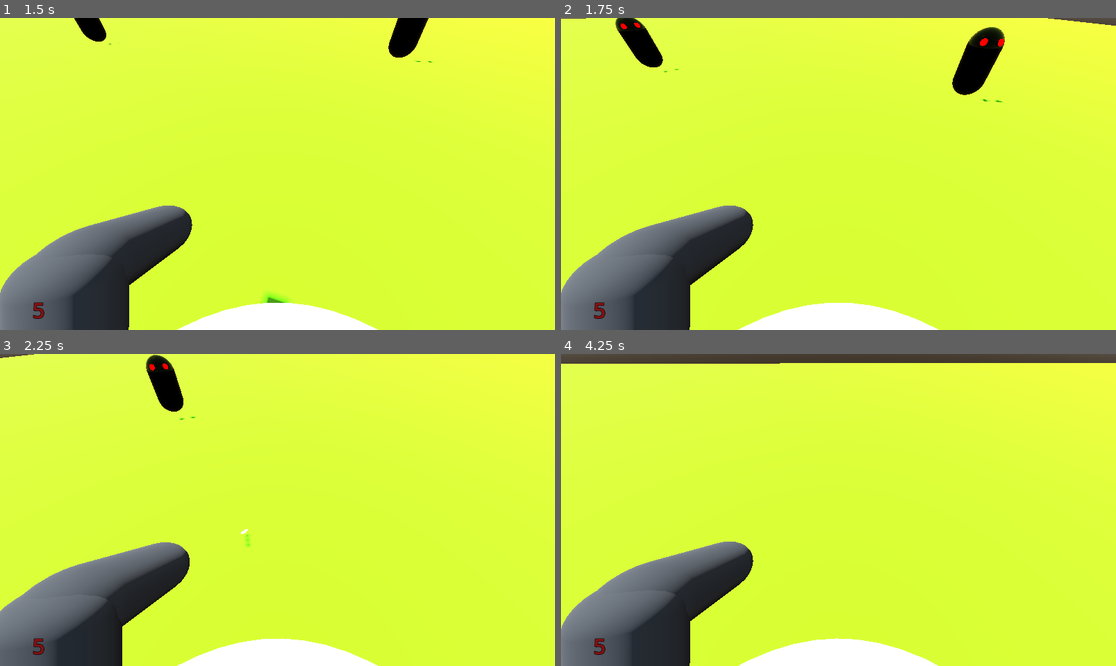
Above: before the commit, frames 1-4 (two rows, left to right).
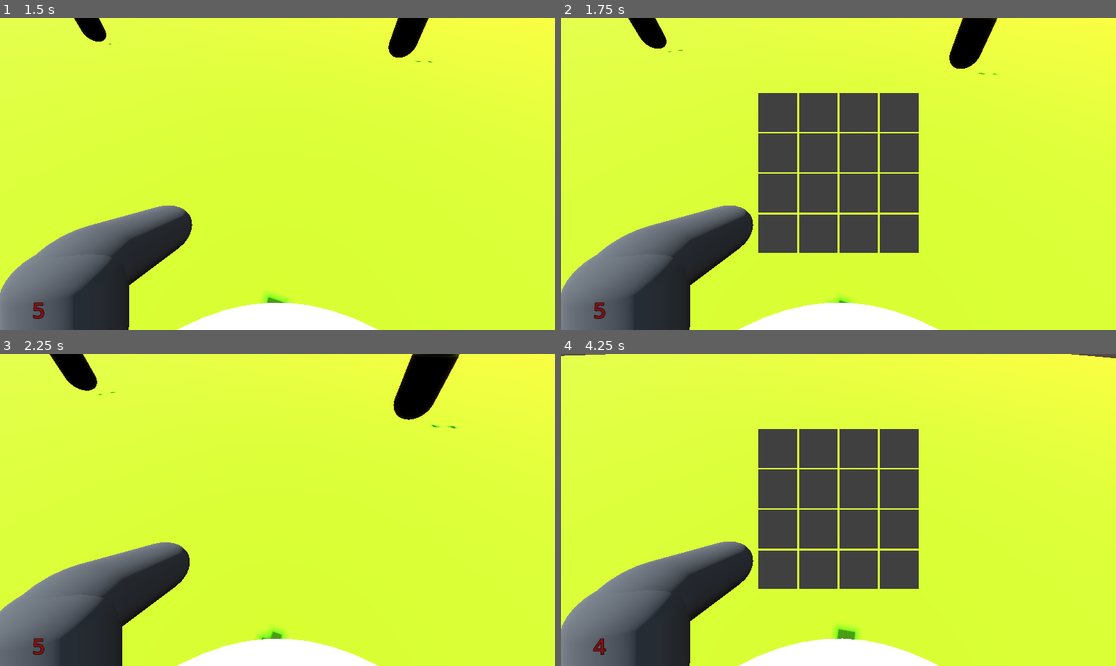
Above: after the commit, the same moments.

Repository: covmoore/potions_and_arsenals
Game: Godot game, scene res://scenes/MainMenu.tscn
The game is run twice, just before and just after one commit, with the same random seed, the same clock (stepped at 60 frames per second) and the same inputs.
Inputs (mouse positions are in pixels of both pictures, inside the frame that each line leads up to):
- Up to frame 1 (1.5 s): click "Play" at 0.5 s; tap Enter at 1.25 s; move the mouse to (305, 174) at 1.27 s; hold W (move_forward) from 1.28 s (still down); click (305, 174) at 1.35 s
- Up to frame 2 (1.75 s): keep holding W (move_forward); tap Space (jump) at 1.52 s; tap V at 1.55 s
- Up to frame 3 (2.25 s): keep holding W (move_forward); move the mouse to (249, 510) at 2.02 s; tap V at 2.1 s; click (249, 510) at 2.17 s
- Up to frame 4 (4.25 s): keep holding W (move_forward); tap Space (jump) at 2.27, 3.77 s; tap I at 2.3, 2.85 s; move the mouse to (849, 503) at 2.77 s; click (849, 503) at 3.05 s; move the mouse to (832, 516) at 3.52 s; click (832, 516) at 3.6 s; tap V at 3.8 s

Frame 1 is identical in both runs. In frame 2, 16% of the frame differs, in the area x 0-100%, y 0-92%; in frame 3, 3.5%; in frame 4, 17%, in the area x 0-100%, y 0-100%.

Commit message:
changes to state for inventory setup

Diff:
--- a/UI/PlayerUI.gd
+++ b/UI/PlayerUI.gd
@@ -3,9 +3,11 @@
 @onready var health_text = $CanvasLayer/healthTxt
 @onready var game_over_text = $CanvasLayer/gameOverTxt
 @onready var inventory_ui = $CanvasLayer/Inventory
+@onready var paused_text = $CanvasLayer/pauseTxt
 @onready var player = $"../Player"
 
 func _ready():
+	paused_text.visible = false
 	game_over_text.visible = false
 	inventory_ui.visible = false
 
@@ -17,5 +19,12 @@
 
 func _input(event):
 	if event is InputEventKey:
-		if event.pressed and event.physical_keycode == KEY_I and player.isAlive:
+		if event.pressed and event.physical_keycode == KEY_V and (player.current_state == player.PLAYER_STATE.ACTIVE or player.current_state == player.PLAYER_STATE.INVENTORY):
 			inventory_ui.visible = not inventory_ui.visible
+			#show the cursor if not shown
+			if inventory_ui.visible:
+				player.current_state = player.PLAYER_STATE.INVENTORY
+				Input.set_mouse_mode(Input.MOUSE_MODE_VISIBLE)
+			else:
+				player.current_state = player.PLAYER_STATE.ACTIVE
+				Input.set_mouse_mode(Input.MOUSE_MODE_CAPTURED)
--- a/handlers/Player.gd
+++ b/handlers/Player.gd
@@ -1,5 +1,12 @@
 extends CharacterBody3D
 
+enum PLAYER_STATE {
+	ACTIVE,
+	INVENTORY,
+	ALCHEMY,
+	PAUSED,
+	DEAD
+}
 
 const SPEED = 5.0
 const JUMP_VELOCITY = 4.5
@@ -7,6 +14,7 @@
 var isAlive = true
 var health = 5
 var mouse_mode = "captured"
+var current_state = PLAYER_STATE.ACTIVE
 
 # Get the gravity from the project settings to be synced with RigidBody nodes.
 var gravity = ProjectSettings.get_setting("physics/3d/default_gravity")
@@ -24,20 +32,38 @@
 
 func _ready():
 	Input.set_mouse_mode(Input.MOUSE_MODE_CAPTURED)
+	current_state = PLAYER_STATE.ACTIVE
+
+func pause_game():
+	current_state = PLAYER_STATE.PAUSED
+	Engine.time_scale = 0
+	player_ui.paused_text.visible = true
+	Input.set_mouse_mode(Input.MOUSE_MODE_VISIBLE)
+	mouse_mode = "visible"
+	if player_ui.inventory_ui.visible:
+		player_ui.inventory_ui.visible = false
+
+func resume_game():
+	current_state = PLAYER_STATE.ACTIVE
+	Engine.time_scale = 1
+	player_ui.paused_text.visible = false
+	Input.set_mouse_mode(Input.MOUSE_MODE_CAPTURED)
+	mouse_mode = "captured"
+
+func toggle_pause():
+	if current_state == PLAYER_STATE.PAUSED:
+		resume_game()
+	else:
+		pause_game()
 
 func _unhandled_input(event):
-	if event is InputEventMouseMotion and isAlive == true:
+	if event is InputEventMouseMotion and isAlive == true and current_state == PLAYER_STATE.ACTIVE:
 		head.rotate_y(-event.relative.x * SENSITIVITY)
 		camera.rotate_x(-event.relative.y * SENSITIVITY)
 		camera.rotation.x = clamp(camera.rotation.x, deg_to_rad(-45), deg_to_rad(60))
 
 	if Input.is_action_just_pressed("pause"):
-		if mouse_mode == "captured":
-			Input.set_mouse_mode(Input.MOUSE_MODE_VISIBLE)
-			mouse_mode = "hidden"
-		else:
-			Input.set_mouse_mode(Input.MOUSE_MODE_CAPTURED)
-			mouse_mode = "captured"
+		toggle_pause()
 
 func _physics_process(delta):
 	# Add the gravity.
@@ -45,7 +71,7 @@
 		velocity.y -= gravity * delta
 
 	# Handle jump.
-	if isAlive == true:
+	if isAlive == true and current_state == PLAYER_STATE.ACTIVE:
 		if Input.is_action_just_pressed("jump") and is_on_floor():
 			velocity.y = JUMP_VELOCITY
 
@@ -60,7 +86,7 @@
 			velocity.x = move_toward(velocity.x, 0, SPEED)
 			velocity.z = move_toward(velocity.z, 0, SPEED)
 
-		if Input.is_action_just_pressed("shoot"):
+		if Input.is_action_just_pressed("shoot") and current_state == PLAYER_STATE.ACTIVE:
 			if !gun_anim.is_playing():
 				gun_anim.play("Shoot")
 				bullet_instance = bullet.instantiate()
--- a/scenes/Level1.tscn
+++ b/scenes/Level1.tscn
@@ -69,6 +69,10 @@
 font_color = Color(0.45, 0, 0.00749989, 1)
 outline_size = 5
 outline_color = Color(0, 0, 0, 1)
+
+[sub_resource type="LabelSettings" id="LabelSettings_ed7c8"]
+font_size = 45
+font_color = Color(0.45098, 0, 0.00784314, 1)
 
 [node name="World" type="Node3D"]
 script = ExtResource("1_aaeb4")
@@ -192,7 +196,23 @@
 horizontal_alignment = 1
 vertical_alignment = 1
 
+[node name="pauseTxt" type="Label" parent="PlayerUI/CanvasLayer"]
+anchors_preset = 8
+anchor_left = 0.5
+anchor_top = 0.5
+anchor_right = 0.5
+anchor_bottom = 0.5
+offset_left = -20.0
+offset_top = -11.5
+offset_right = 20.0
+offset_bottom = 11.5
+grow_horizontal = 2
+grow_vertical = 2
+text = "Paused"
+label_settings = SubResource("LabelSettings_ed7c8")
+
 [node name="Inventory" type="GridContainer" parent="PlayerUI/CanvasLayer"]
+visible = false
 anchors_preset = 8
 anchor_left = 0.5
 anchor_top = 0.5
@@ -211,6 +231,81 @@
 layout_mode = 2
 script = ExtResource("8_jhcfk")
 
+[node name="Slot2" parent="PlayerUI/CanvasLayer/Inventory" instance=ExtResource("6_8582x")]
+layout_mode = 2
+script = ExtResource("8_jhcfk")
+
+[node name="Slot3" parent="PlayerUI/CanvasLayer/Inventory" instance=ExtResource("6_8582x")]
+layout_mode = 2
+script = ExtResource("8_jhcfk")
+
+[node name="Slot4" parent="PlayerUI/CanvasLayer/Inventory" instance=ExtResource("6_8582x")]
+layout_mode = 2
+script = ExtResource("8_jhcfk")
+
+[node name="Slot5" parent="PlayerUI/CanvasLayer/Inventory" instance=ExtResource("6_8582x")]
+layout_mode = 2
+script = ExtResource("8_jhcfk")
+
+[node name="Slot6" parent="PlayerUI/CanvasLayer/Inventory" instance=ExtResource("6_8582x")]
+layout_mode = 2
+script = ExtResource("8_jhcfk")
+
+[node name="Slot7" parent="PlayerUI/CanvasLayer/Inventory" instance=ExtResource("6_8582x")]
+layout_mode = 2
+script = ExtResource("8_jhcfk")
+
+[node name="Slot8" parent="PlayerUI/CanvasLayer/Inventory" instance=ExtResource("6_8582x")]
+layout_mode = 2
+script = ExtResource("8_jhcfk")
+
+[node name="Slot9" parent="PlayerUI/CanvasLayer/Inventory" instance=ExtResource("6_8582x")]
+layout_mode = 2
+script = ExtResource("8_jhcfk")
+
+[node name="Slot10" parent="PlayerUI/CanvasLayer/Inventory" instance=ExtResource("6_8582x")]
+layout_mode = 2
+script = ExtResource("8_jhcfk")
+
+[node name="Slot11" parent="PlayerUI/CanvasLayer/Inventory" instance=ExtResource("6_8582x")]
+layout_mode = 2
+script = ExtResource("8_jhcfk")
+
+[node name="Slot12" parent="PlayerUI/CanvasLayer/Inventory" instance=ExtResource("6_8582x")]
+layout_mode = 2
+script = ExtResource("8_jhcfk")
+
+[node name="Slot13" parent="PlayerUI/CanvasLayer/Inventory" instance=ExtResource("6_8582x")]
+layout_mode = 2
+script = ExtResource("8_jhcfk")
+
+[node name="Slot14" parent="PlayerUI/CanvasLayer/Inventory" instance=ExtResource("6_8582x")]
+layout_mode = 2
+script = ExtResource("8_jhcfk")
+
+[node name="Slot15" parent="PlayerUI/CanvasLayer/Inventory" instance=ExtResource("6_8582x")]
+layout_mode = 2
+script = ExtResource("8_jhcfk")
+
+[node name="Slot16" parent="PlayerUI/CanvasLayer/Inventory" instance=ExtResource("6_8582x")]
+layout_mode = 2
+script = ExtResource("8_jhcfk")
+
 [connection signal="player_died" from="Player" to="PlayerUI" method="_on_player_player_died"]
 [connection signal="player_hit" from="Player" to="PlayerUI" method="_on_player_player_hit"]
 [connection signal="gui_input" from="PlayerUI/CanvasLayer/Inventory/Slot" to="PlayerUI/CanvasLayer/Inventory/Slot" method="_on_gui_input"]
+[connection signal="gui_input" from="PlayerUI/CanvasLayer/Inventory/Slot2" to="PlayerUI/CanvasLayer/Inventory/Slot2" method="_on_gui_input"]
+[connection signal="gui_input" from="PlayerUI/CanvasLayer/Inventory/Slot3" to="PlayerUI/CanvasLayer/Inventory/Slot3" method="_on_gui_input"]
+[connection signal="gui_input" from="PlayerUI/CanvasLayer/Inventory/Slot4" to="PlayerUI/CanvasLayer/Inventory/Slot4" method="_on_gui_input"]
+[connection signal="gui_input" from="PlayerUI/CanvasLayer/Inventory/Slot5" to="PlayerUI/CanvasLayer/Inventory/Slot5" method="_on_gui_input"]
+[connection signal="gui_input" from="PlayerUI/CanvasLayer/Inventory/Slot6" to="PlayerUI/CanvasLayer/Inventory/Slot6" method="_on_gui_input"]
+[connection signal="gui_input" from="PlayerUI/CanvasLayer/Inventory/Slot7" to="PlayerUI/CanvasLayer/Inventory/Slot7" method="_on_gui_input"]
+[connection signal="gui_input" from="PlayerUI/CanvasLayer/Inventory/Slot8" to="PlayerUI/CanvasLayer/Inventory/Slot8" method="_on_gui_input"]
+[connection signal="gui_input" from="PlayerUI/CanvasLayer/Inventory/Slot9" to="PlayerUI/CanvasLayer/Inventory/Slot9" method="_on_gui_input"]
+[connection signal="gui_input" from="PlayerUI/CanvasLayer/Inventory/Slot10" to="PlayerUI/CanvasLayer/Inventory/Slot10" method="_on_gui_input"]
+[connection signal="gui_input" from="PlayerUI/CanvasLayer/Inventory/Slot11" to="PlayerUI/CanvasLayer/Inventory/Slot11" method="_on_gui_input"]
+[connection signal="gui_input" from="PlayerUI/CanvasLayer/Inventory/Slot12" to="PlayerUI/CanvasLayer/Inventory/Slot12" method="_on_gui_input"]
+[connection signal="gui_input" from="PlayerUI/CanvasLayer/Inventory/Slot13" to="PlayerUI/CanvasLayer/Inventory/Slot13" method="_on_gui_input"]
+[connection signal="gui_input" from="PlayerUI/CanvasLayer/Inventory/Slot14" to="PlayerUI/CanvasLayer/Inventory/Slot14" method="_on_gui_input"]
+[connection signal="gui_input" from="PlayerUI/CanvasLayer/Inventory/Slot15" to="PlayerUI/CanvasLayer/Inventory/Slot15" method="_on_gui_input"]
+[connection signal="gui_input" from="PlayerUI/CanvasLayer/Inventory/Slot16" to="PlayerUI/CanvasLayer/Inventory/Slot16" method="_on_gui_input"]
--- a/scenes/world.gd
+++ b/scenes/world.gd
@@ -1,5 +1,4 @@
 extends Node3D
-
 
 # Called when the node enters the scene tree for the first time.
 func _ready():
Not shown: 1 places in scenes/Level1.tscn that only renumber resources
